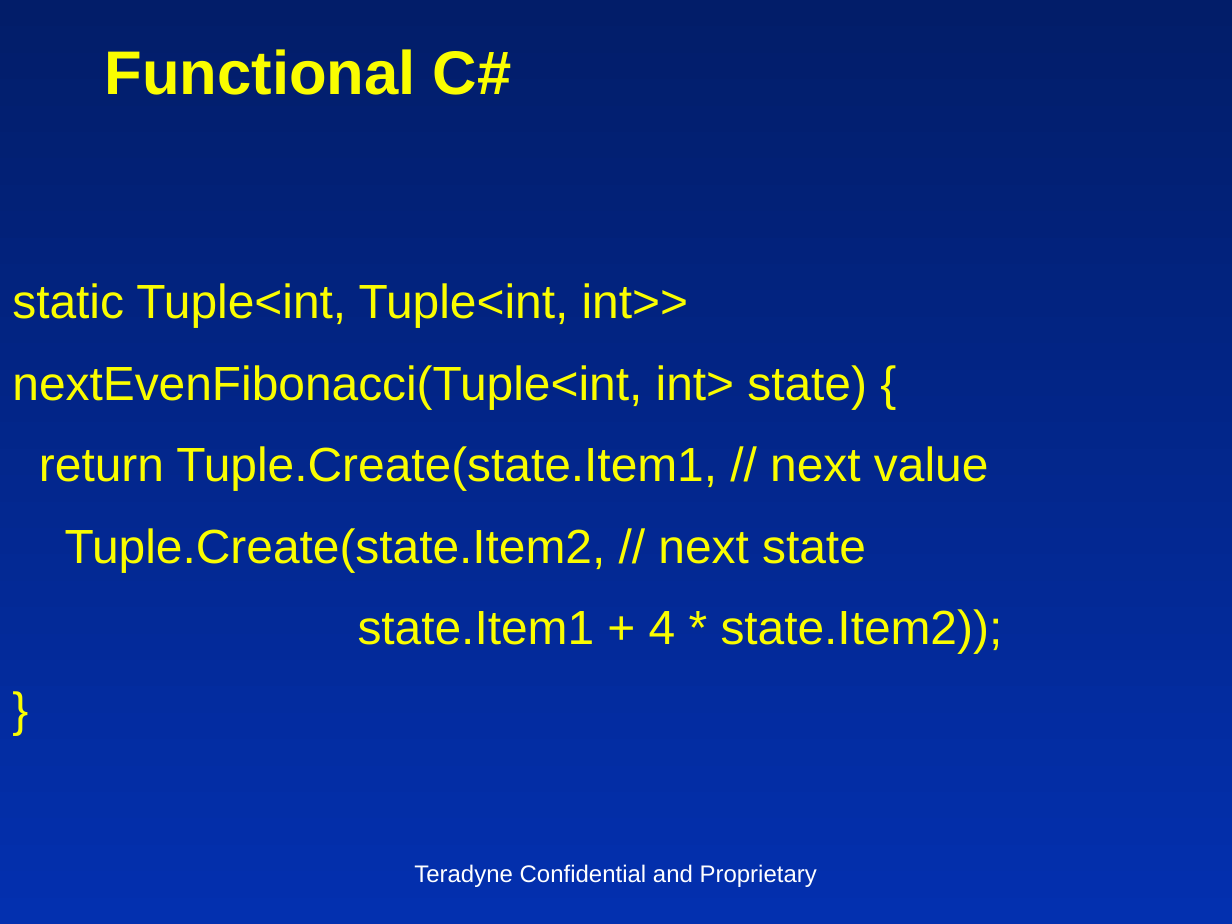
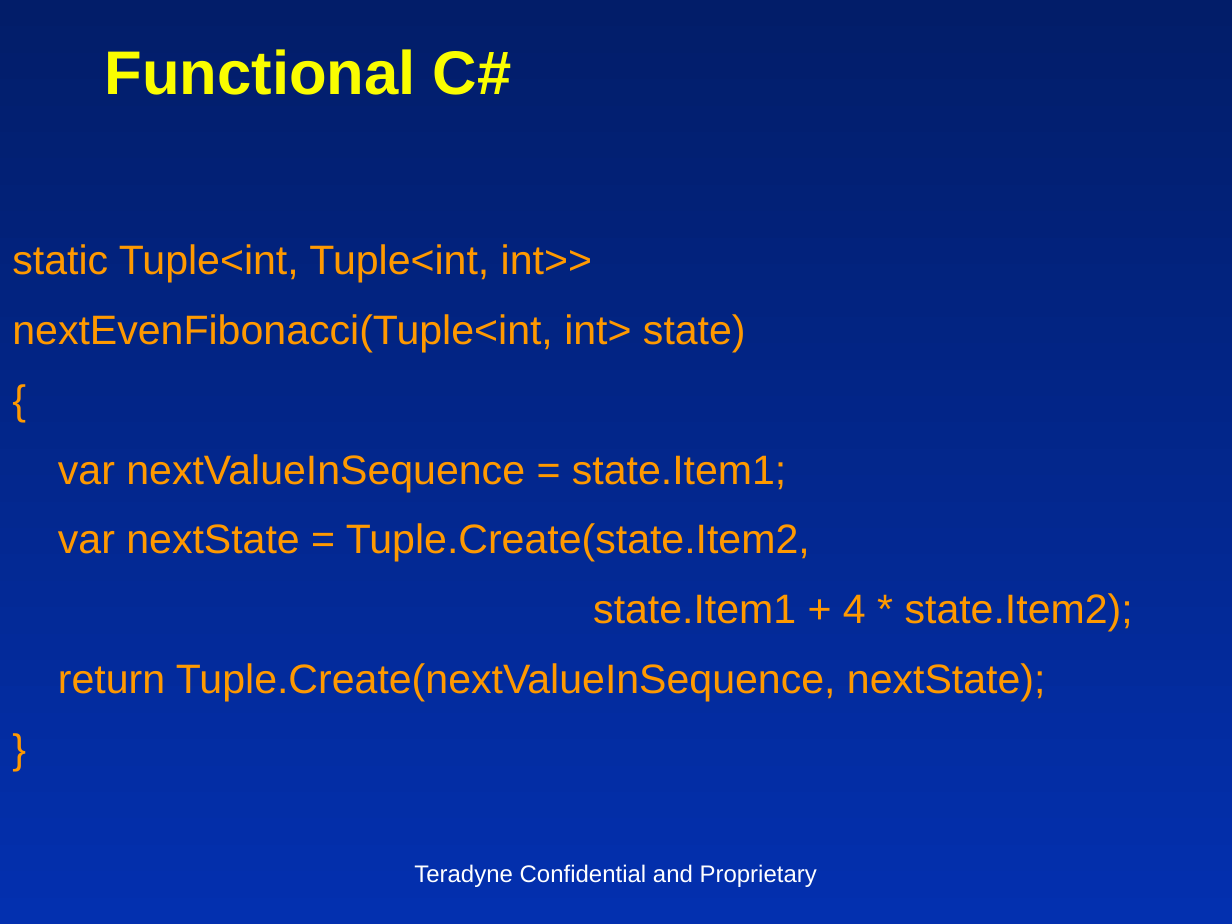
Before and after one commit to insideoutclub/Euler, a slide deck: slide 23 of FiveEasyPieces2.pptx. Drawn at 1232x924 pixels with LibreOffice and Linux fonts; fonts in the diff are those of the drawing. Boxes give left, top, right and bottom in pixels: in the first picture for what was removed or moved away, otherwise in the second. Text is boxed around its words. In the diff, an @@ line names an element or a change of style, - is before the commit and + after.

```diff
--- a/FiveEasyPieces2.pptx
+++ b/FiveEasyPieces2.pptx
@@ text at (x1=12, y1=244, x2=592, y2=282): size 28 to 24 pt, text colour #FAFD00 to #FF9900 in "static Tuple<int, Tuple<int, int>>", "}" @@
@@ text at (x1=12, y1=314, x2=1133, y2=701): text changed; size 28 to 24 pt; text colour #FAFD00 to #FF9900 @@
-nextEvenFibonacci(Tuple<int, int> state) {
-return Tuple.Create(state.Item1, // next value
-Tuple.Create(state.Item2, // next state
-state.Item1 + 4 * state.Item2));
+nextEvenFibonacci(Tuple<int, int> state)
+{
+var nextValueInSequence = state.Item1;
+var nextState = Tuple.Create(state.Item2,
+state.Item1 + 4 * state.Item2);
+return Tuple.Create(nextValueInSequence, nextState);
```
Also in this commit, not shown: 15 other slides changed, 1 other file.
